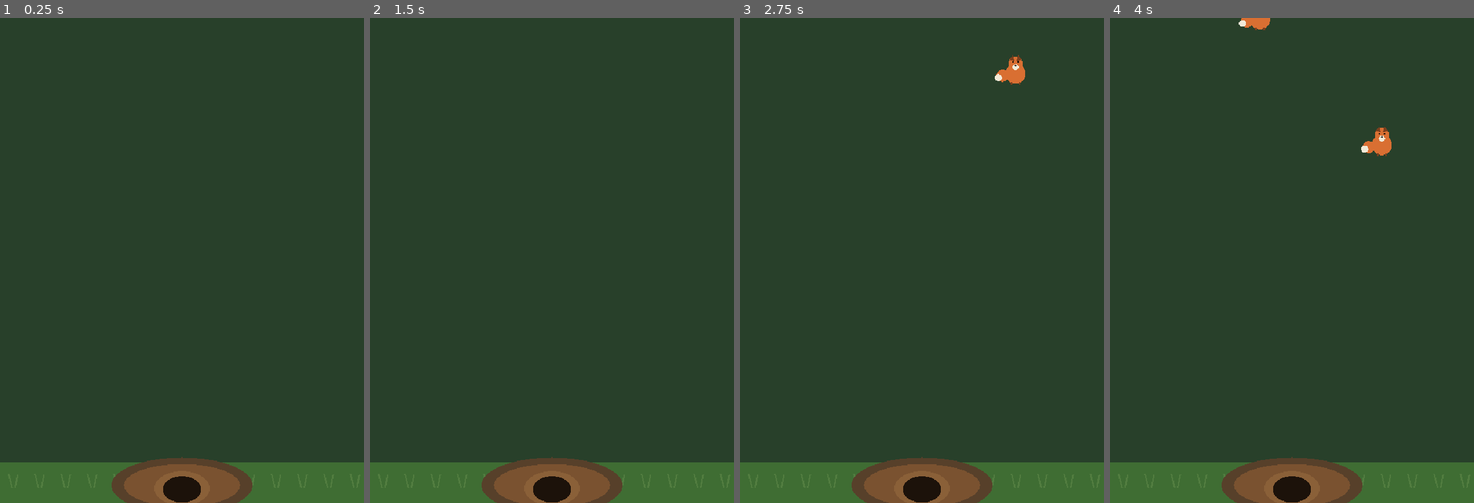
Above: before the commit, frames 1-4 (left to right).
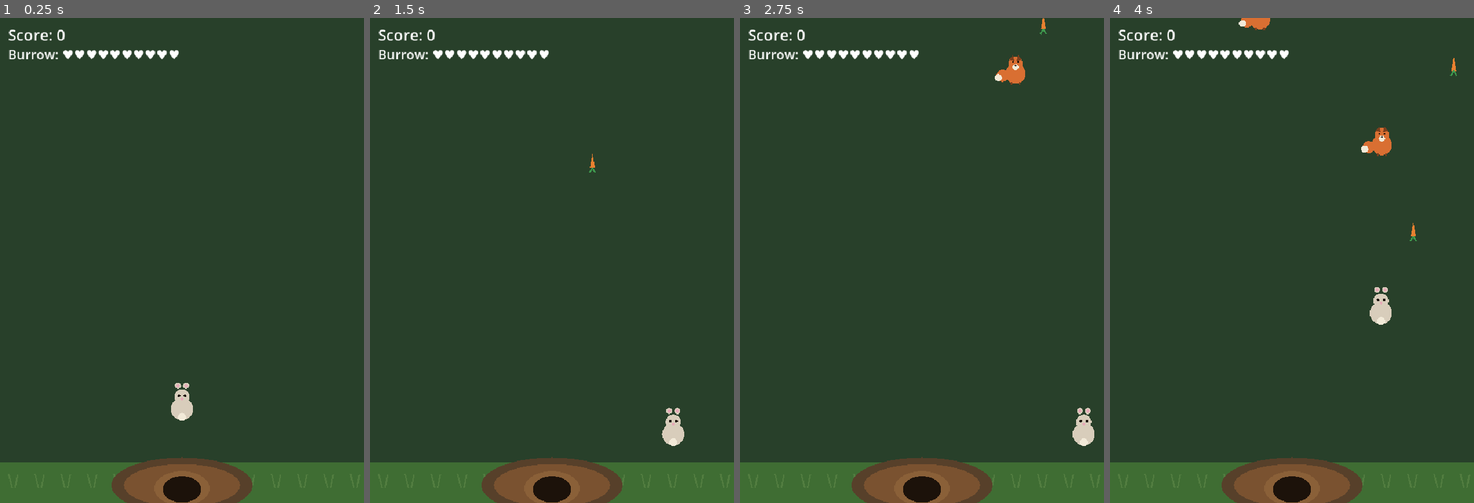
Above: after the commit, the same moments.

Repository: mibris-audio/burrow-defender
Game: Godot game, scene res://scenes/main.tscn
The game is run twice, just before and just after one commit, with the same random seed, the same clock (stepped at 60 frames per second) and the same inputs.
Inputs:
- Up to frame 1 (0.25 s): no input
- Up to frame 2 (1.5 s): tap Enter at 0.5 s; hold Right 0.53-1.28 s; hold R 0.53-1.28 s; tap Space at 0.77 s; hold Down from 1.28 s (still down); tap R at 1.35 s
- Up to frame 3 (2.75 s): tap Space at 1.52 s; release Down at 2.03 s; hold Right from 2.03 s (still down); hold R from 2.03 s (still down)
- Up to frame 4 (4 s): release Right at 2.78 s; release R at 2.78 s; hold Up 2.78-3.53 s; tap R at 2.85 s; tap Space at 3.02, 3.77 s; hold Left from 3.53 s (still down); hold R from 3.53 s (still down)

The runs differ from the first frame. In frame 1, 1.0% of the frame differs, in the area x 2-53%, y 2-83%; in frame 2, 1.0%; in frame 3, 1.0%; in frame 4, 1.0%, in the area x 2-96%, y 2-64%.
Error before the commit: Parse Error: Identifier "SPEED" not declared in the current scope. (res://scripts/player.gd:40)

Commit message:
Fix undeclared SPEED in player.gd so the rabbit spawns and moves
player.gd used SPEED in _physics_process but only declared CARROT_SPEED,
causing 'Parser Error: Identifier "SPEED" not declared in the current
scope.' The parse error also prevented the PlayerRabbit class from
registering, so PlayerRabbit.new() in main.gd failed and the rabbit
sometimes never appeared. Declare const SPEED := 320.0 for movement.

Co-authored-by: mibris-audio <mibris-audio@users.noreply.github.com>

Diff:
--- a/scripts/player.gd
+++ b/scripts/player.gd
@@ -5,6 +5,7 @@
 
 signal shot(pos: Vector2, dir: Vector2)
 
+const SPEED := 320.0
 const CARROT_SPEED := 650.0
 const SHOT_COOLDOWN_START := 0.28
 const SPREAD_DEGREES := 14.0
